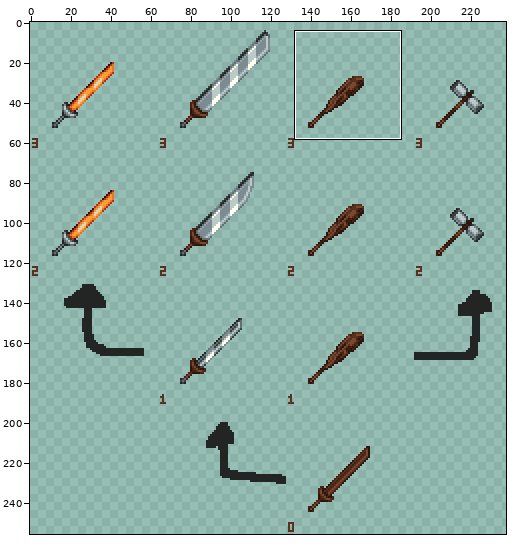
Two versions of one pixel-art file, cursorWeaponGame/cursor/sword.aseprite. Above: a wide view before the commit, with the close-up outlined.
Close-up. Before:
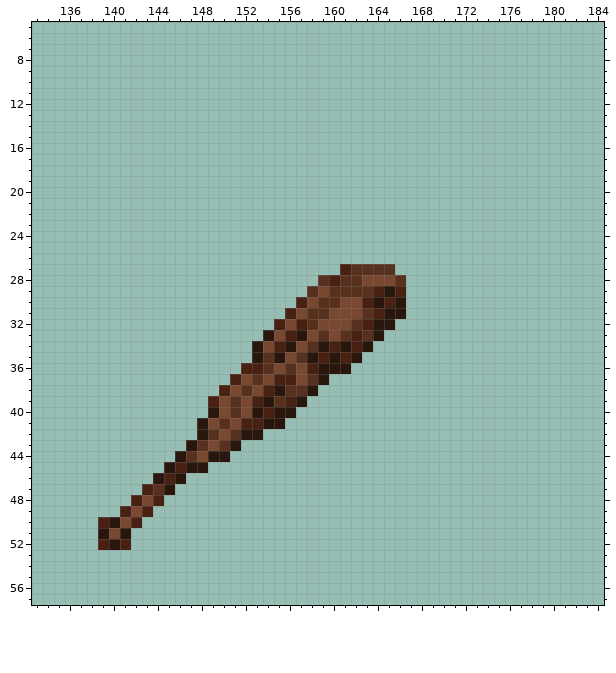
256x256 pixels, 1 frame. Shown: x 133..184, y 5..57. The wide view leaves out empty margins. The commit also changed other parts of the picture, which this record leaves out.
After the commit:
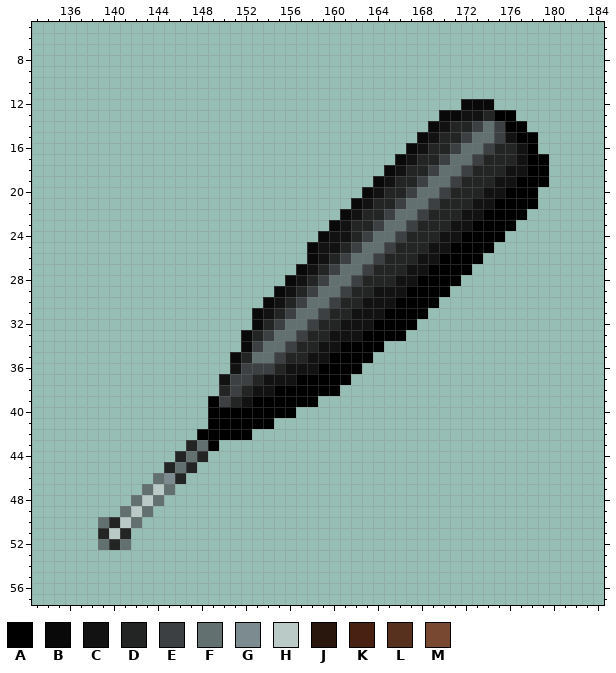
Palette (. is transparent): A #000000  B #090909  C #121212  D #232524  E #3c4042  F #637070  G #7b8b8f  H #bacac7  J #29170e  K #482113  L #58311e  M #784831
The edit:
@@ x 133..184 @@
 11 ....................................................
-12 ....................................................
-13 ....................................................
-14 ....................................................
-15 ....................................................
-16 ....................................................
-17 ....................................................
-18 ....................................................
-19 ....................................................
-20 ....................................................
-21 ....................................................
-22 ....................................................
-23 ....................................................
-24 ....................................................
-25 ....................................................
-26 ....................................................
-27 ............................KLLLL...................
-28 ..........................LKLLMMML..................
-29 .........................LMLLLLKJK..................
-30 ........................KMLLMMKJKJ..................
-31 .......................KMLLMMMLKJJ..................
-32 ......................KMKLMMMLKJJ...................
-33 .....................JMKJMLMLKLJ....................
-34 ....................JMKJMLJKJKJ.....................
-35 ....................JLJMLJKJKJ......................
-36 ...................KKLMLMKJJJ.......................
-37 ..................KMLMKKMLJ.........................
-38 .................KMLMKJLLJ..........................
-39 ................KMLMKJLKJ...........................
-40 ................JMLMJKJJ............................
-41 ...............JMLMKKJJ.............................
-42 ...............JLMLJJ...............................
-43 ..............JLMLJ.................................
-44 .............JLMJJ..................................
-45 ............JKJJ....................................
-46 ...........JKJ......................................
-47 ..........KLJ.......................................
-48 .........KMK........................................
-49 ........KMK.........................................
-50 ......KJMK..........................................
-51 ......JMJ...........................................
-52 ......KJK...........................................
+12 .......................................BBB..........
+13 .....................................BBCCDAA........
+14 ....................................BCDDEFEAA.......
+15 ...................................BCDDEFFECAA......
+16 ..................................BCDDEFFEDDCA......
+17 .................................BCDDEFFEDDDCAA.....
+18 ................................BCDDEFFEDDDCCAA.....
+19 ...............................BCDDEFFEDDDCCAAA.....
+20 ..............................BCDDEFFEDDDCCAAA......
+21 .............................BCDDEFFEDDDCCAAAA......
+22 ............................BCDDEFFEDDDCCAAAA.......
+23 ...........................BCDDEFFEDDDCCAAAA........
+24 ..........................BCCDEFFEDDDCCAAAA.........
+25 .........................BCCDEFFEDDDCCAAAA..........
+26 .........................BCDEFFEDDDCCAAAA...........
+27 ........................BCDEFFEDDDCCAAAA............
+28 .......................BCDEFFEDDDCCAAAA.............
+29 ......................BCDEFFEDDCCCAAAA..............
+30 .....................BCDEFFEDDCCCAAAA...............
+31 ....................BCDEFFEDDCCCAAAA................
+32 ....................BDEFFEDDCCCAAAA.................
+33 ...................BDEFFEDDCCCAAAA..................
+34 ...................BEFFEDDCCAAAA....................
+35 ..................BDFFEDDCCAAAA.....................
+36 ..................CEEEDCCCAAAA......................
+37 .................CEEDCCCAAAAA.......................
+38 .................DEDCCAAAAAA........................
+39 ................AEDCAAAAAA..........................
+40 ................AAAAAAAA............................
+41 ................AAAAAA..............................
+42 ...............AAAAA................................
+43 ..............DFA...................................
+44 .............DFD....................................
+45 ............DFD.....................................
+46 ...........FGD......................................
+47 ..........FHF.......................................
+48 .........FHF........................................
+49 ........FHF.........................................
+50 ......FDHF..........................................
+51 ......DHD...........................................
+52 ......FDF...........................................
 53 ....................................................
Pixel boxes of the changes (left, top, right, bottom) in both close-ups:
changed: (98, 99, 549, 550)
